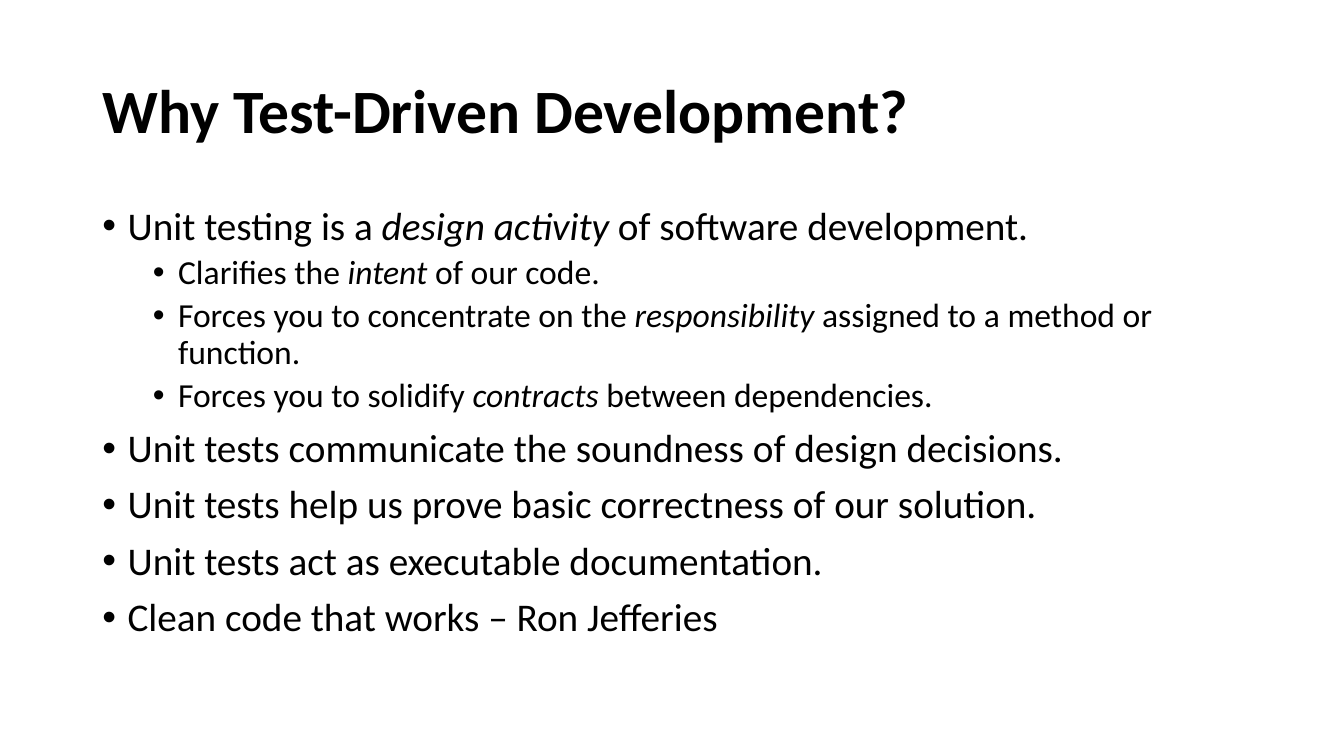
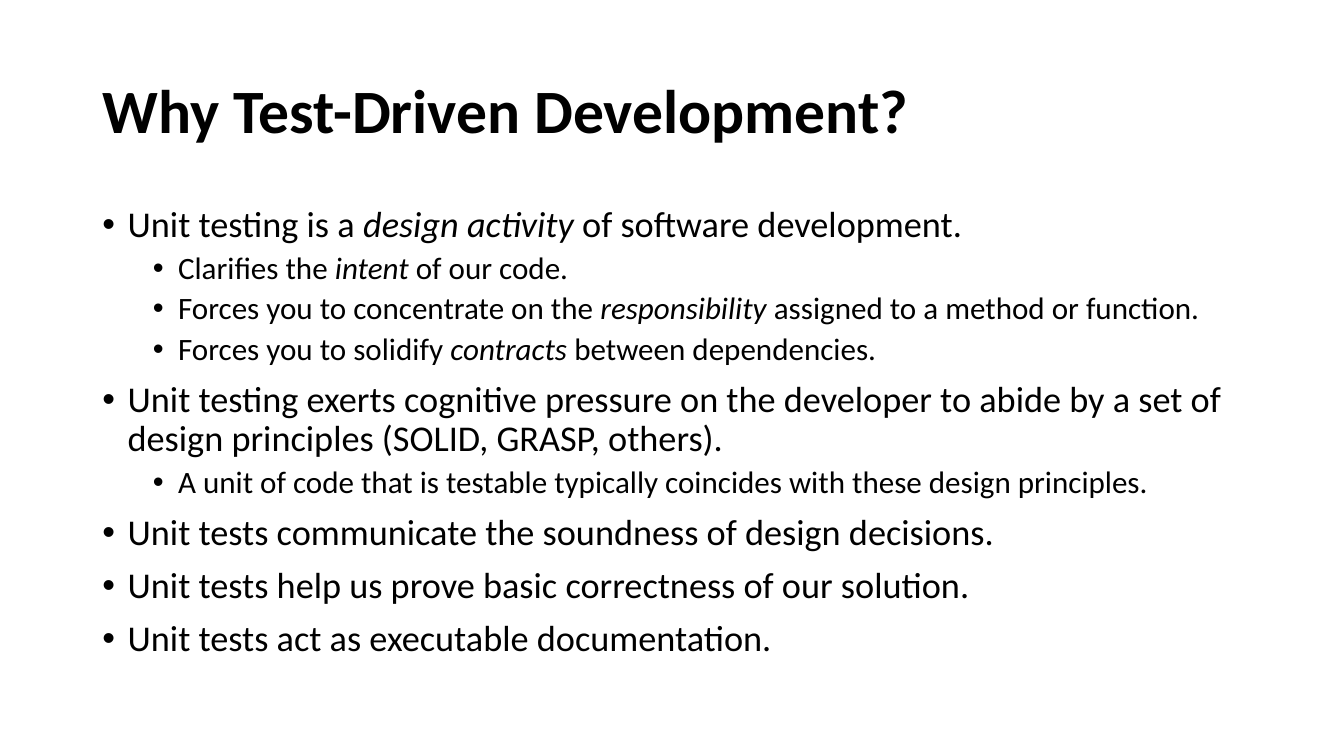
Before and after one commit to cebartling/test-driven, a slide deck: slide 3 of presentations/Introduction to Test-Driven Development.pptx. Drawn at 1344x756 pixels with LibreOffice and Linux fonts; fonts in the diff are those of the drawing. Boxes give left, top, right and bottom in pixels: in the first picture for what was removed or moved away, otherwise in the second. Text is boxed around its words. In the diff, an @@ line names an element or a change of style, - is before the commit and + after.

Commit message:
Presentation updates

```diff
--- a/presentations/Introduction to Test-Driven Development.pptx
+++ b/presentations/Introduction to Test-Driven Development.pptx
@@ text at (128,211,1199,652): size 28 to 25.9 pt in "Unit testing is a design activity of ...", "Unit tests communicate the soundness of design ...", "Unit tests help us prove basic correctness ...", "Unit tests act as executable documentation."; size 24 to 22.2 pt in "Clarifies the intent of our code.", "Forces you to concentrate on the responsibility ...", "Forces you to solidify contracts between dependencies." @@
@@ text at (128,386,1221,499): paragraphs added @@
+• Unit testing exerts cognitive pressure on the developer to abide by a set of design principles (SOLID, GRASP, others).
+  • A unit of code that is testable typically coincides with these design principles.
@@ text at (128,603,717,632): paragraph removed @@
-• Clean code that works – Ron Jefferies
```
